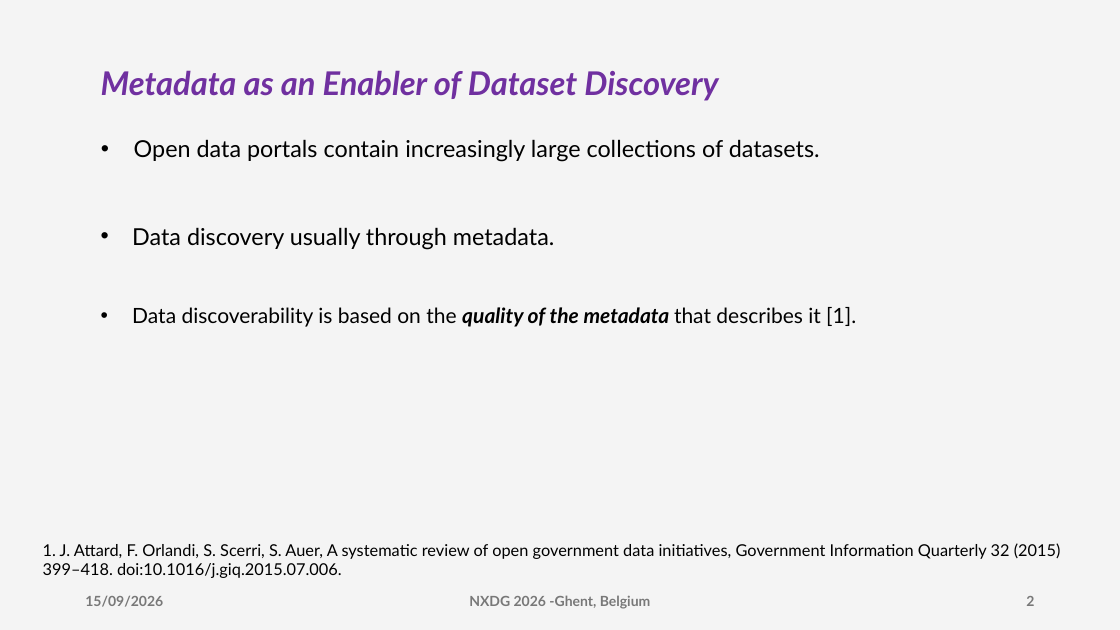
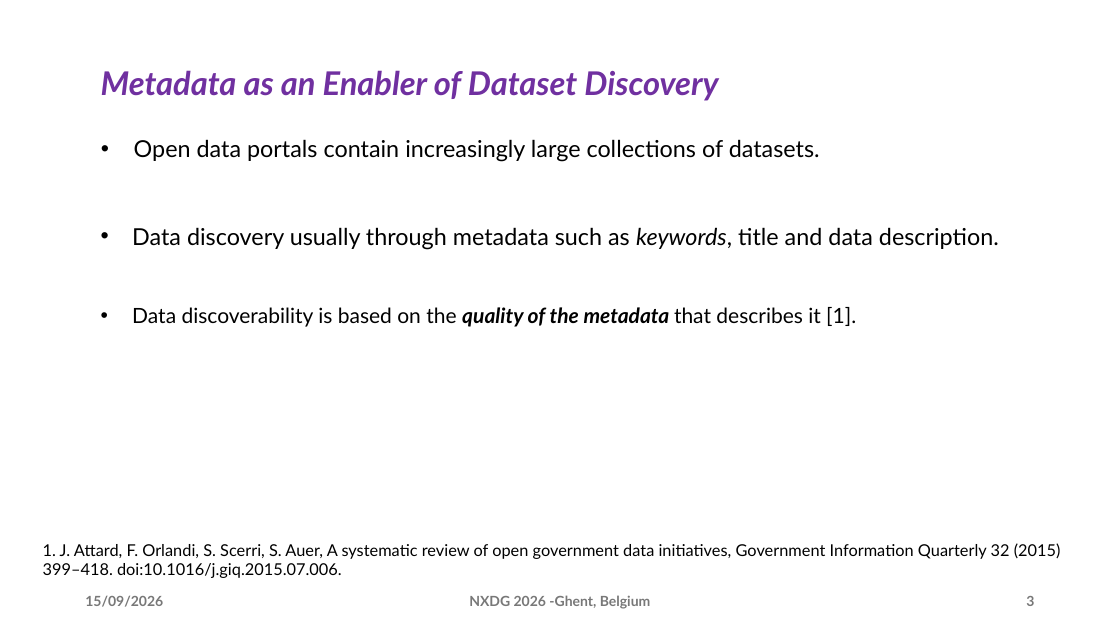
Before and after one commit to DeperiasKerre/deperiaskerre.github.io, a slide deck: slide 3 of slides/nxdg_2026_Deperias.pptx (slide 2 before the commit). Drawn at 1120x630 pixels with LibreOffice and Linux fonts; fonts in the diff are those of the drawing. Boxes give left, top, right and bottom in pixels: in the first picture for what was removed or moved away, otherwise in the second. Text is boxed around its words. In the diff, an @@ line names an element or a change of style, - is before the commit and + after.

```diff
--- a/slides/nxdg_2026_Deperias.pptx
+++ b/slides/nxdg_2026_Deperias.pptx
@@ background #D1D1D1 at 23% opacity to #FFFFFF @@
@@ text at [132, 227, 999, 250]: text changed @@
-• Data discovery usually through metadata.
+• Data discovery usually through metadata such as keywords, title and data description.
@@ page number at [1026, 596, 1034, 606]: text changed @@
-2
+3
```
Also in this commit, not shown: 17 other slides changed, 3 slides added.
